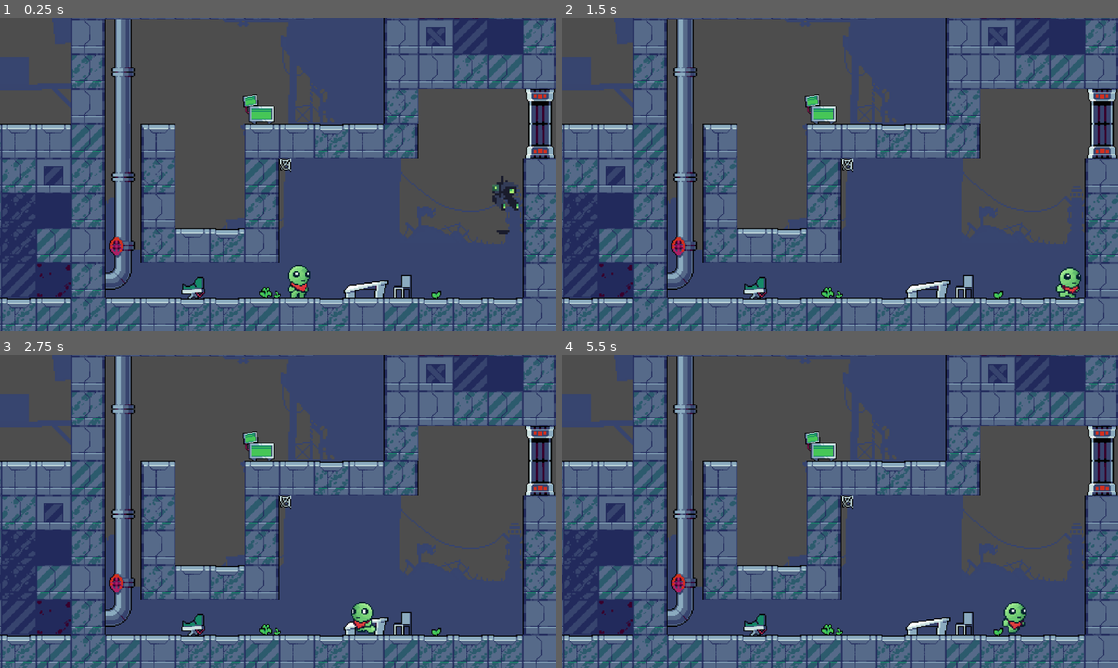
Above: before the commit, frames 1-4 (two rows, left to right).
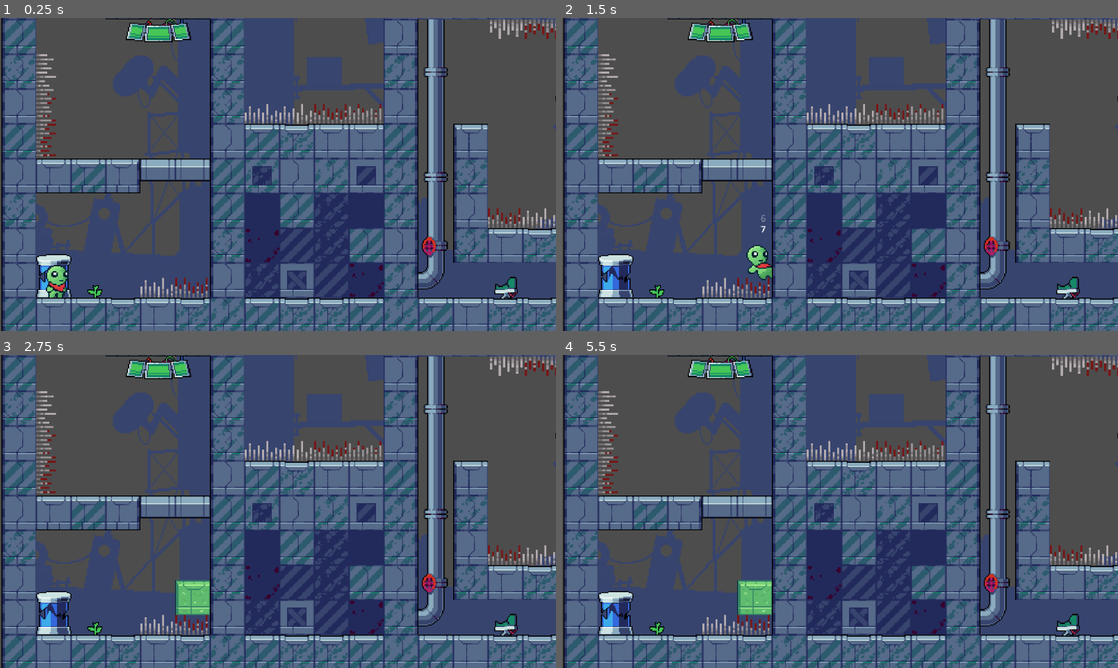
Above: after the commit, the same moments.

Repository: Jeric-Tan/Sliggy
Game: Godot game, scene res://levels/level_3.tscn
Same seed, same stepped clock (60 frames per second), same inputs: the game is played once before the commit and once after it. This scene is started directly instead of the project's main scene.
Inputs (mouse positions are in pixels of both pictures, inside the frame that each line leads up to):
- Up to frame 1 (0.25 s): no input
- Up to frame 2 (1.5 s): move the mouse to (962, 158) at 0.52 s; hold Right (right) from 0.53 s (still down); tap C (clear) at 0.6, 1.35 s; tap Up (jump) at 0.77 s; move the mouse to (728, 190) at 1.27 s
- Up to frame 3 (2.75 s): tap Up (jump) at 1.52 s; move the mouse to (333, 442) at 2.02 s; release Right (right) at 2.03 s; hold Left (left) from 2.03 s (still down); tap C (clear) at 2.1 s
- Up to frame 4 (5.5 s): move the mouse to (812, 574) at 2.77 s; release Left (left) at 2.78 s; hold Right (right) 2.78-4.28 s; tap C (clear) every 0.75 s from 2.85 to 5.1 s; tap Up (jump) at 3.02, 3.77, 4.52 s; move the mouse to (1006, 558) at 3.52 s; move the mouse to (673, 464) at 4.27 s; hold Left (left) 4.28-5.03 s; move the mouse to (867, 511) at 5.02 s; hold Right (right) from 5.03 s (still down)

The runs differ from the first frame. In frame 1, 65% of the frame differs, in the area x 0-100%, y 0-100%; in frame 2, 65%; in frame 3, 65%; in frame 4, 65%.

Commit message:
fix drone and block interaction

Diff:
--- a/levels/level_3.tscn
+++ b/levels/level_3.tscn
@@ -436,7 +436,8 @@
 
 [sub_resource type="TileSet" id="TileSet_hi16i"]
 tile_size = Vector2i(32, 32)
-physics_layer_0/collision_layer = 1
+physics_layer_0/collision_layer = 3
+physics_layer_0/collision_mask = 3
 sources/0 = SubResource("TileSetAtlasSource_8jhfa")
 
 [node name="level_1" type="Node"]
@@ -448,8 +449,12 @@
 texture_filter = 1
 texture = ExtResource("2_yvoxd")
 
+[node name="hazard_tiles" parent="level_holder" index="1"]
+layer_0/tile_data = PackedInt32Array(786435, 131073, 14, 786436, 262145, 14, 524288, 262145, 1342177294, 458752, 393217, 1342177294, 393216, 131073, 1342177294, 458758, 131073, 14, 458759, 131073, 14, 458760, 262145, 14, 458761, 393217, 14, 655373, 262145, 14, 655374, 131073, 14, 327693, 131073, 805306382, 327694, 262145, 805306382, 196620, 262145, 14, 65550, 393217, 805306382, 196624, 393217, 14)
+
 [node name="player" parent="level_holder" index="3"]
-position = Vector2(794, 596)
+position = Vector2(28, 598)
+total_lives = 7
 
 [node name="death_player" parent="level_holder" index="4"]
 position = Vector2(-203, -41)
--- a/levels/level_4.tscn
+++ b/levels/level_4.tscn
@@ -18,6 +18,7 @@
 [ext_resource type="Texture2D" uid="uid://dbqm5l4a557j5" path="res://lab-tileset/3 Objects/Tube_09.png" id="17_jf7pa"]
 [ext_resource type="Texture2D" uid="uid://b1jnr3ll4ptpf" path="res://lab-tileset/3 Objects/Tube_07.png" id="18_fvr1v"]
 [ext_resource type="Texture2D" uid="uid://cpxu1qhx13v4j" path="res://lab-tileset/3 Objects/Tube_01.png" id="19_i6kyc"]
+[ext_resource type="PackedScene" uid="uid://c6nqqes4yjqdy" path="res://scenes/block.tscn" id="20_bd8mq"]
 [ext_resource type="Texture2D" uid="uid://wvdk2bkybwhl" path="res://lab-tileset/3 Objects/Grass6.png" id="20_i21nh"]
 
 [sub_resource type="TileSetAtlasSource" id="TileSetAtlasSource_xa7wd"]
@@ -380,7 +381,8 @@
 
 [sub_resource type="TileSet" id="TileSet_7e7jk"]
 tile_size = Vector2i(32, 32)
-physics_layer_0/collision_layer = 1
+physics_layer_0/collision_layer = 3
+physics_layer_0/collision_mask = 3
 sources/0 = SubResource("TileSetAtlasSource_xa7wd")
 
 [node name="level_3" type="Node"]
@@ -390,12 +392,13 @@
 [node name="level_background" parent="level_holder" index="0"]
 z_index = -20
 texture_filter = 1
+metadata/_edit_lock_ = true
 
 [node name="player" parent="level_holder" index="3"]
-position = Vector2(71, 397)
+position = Vector2(71, 410)
 
 [node name="spawnpoint" parent="level_holder" index="6"]
-position = Vector2(72, 400)
+position = Vector2(72, 413)
 
 [node name="level_tiles_lab" type="TileMap" parent="level_holder"]
 texture_filter = 1
@@ -553,4 +556,7 @@
 z_index = -2
 position = Vector2(555, 313)
 
+[node name="block" parent="." instance=ExtResource("20_bd8mq")]
+position = Vector2(158, 359)
+
 [editable path="level_holder"]
--- a/scenes/enemy_drone.tscn
+++ b/scenes/enemy_drone.tscn
@@ -56,3 +56,11 @@
 [node name="CollisionShape2D" type="CollisionShape2D" parent="."]
 position = Vector2(3, -11.5)
 shape = SubResource("RectangleShape2D_ebeap")
+
+[node name="Area2D" type="Area2D" parent="."]
+
+[node name="CollisionShape2D" type="CollisionShape2D" parent="Area2D"]
+position = Vector2(3, -11.5)
+shape = SubResource("RectangleShape2D_ebeap")
+
+[connection signal="body_entered" from="Area2D" to="." method="_on_area_2d_body_entered"]
--- a/scenes/enemy_drone_vertical.tscn
+++ b/scenes/enemy_drone_vertical.tscn
@@ -43,6 +43,8 @@
 size = Vector2(36, 43)
 
 [node name="enemy_drone_vertical" type="CharacterBody2D" groups=["hazards"]]
+collision_layer = 3
+collision_mask = 2
 script = ExtResource("1_l0kif")
 
 [node name="AnimatedSprite2D" type="AnimatedSprite2D" parent="."]
@@ -54,3 +56,11 @@
 [node name="CollisionShape2D" type="CollisionShape2D" parent="."]
 position = Vector2(3, -11.5)
 shape = SubResource("RectangleShape2D_ebeap")
+
+[node name="Area2D" type="Area2D" parent="."]
+
+[node name="CollisionShape2D" type="CollisionShape2D" parent="Area2D"]
+position = Vector2(3, -11.5)
+shape = SubResource("RectangleShape2D_ebeap")
+
+[connection signal="body_entered" from="Area2D" to="." method="_on_area_2d_body_entered"]
--- a/scripts/enemy_drone.gd
+++ b/scripts/enemy_drone.gd
@@ -20,3 +20,8 @@
 			isLeft = true if collision.get_normal().x < 0 else false
 
 	move_and_slide()
+
+
+func _on_area_2d_body_entered(body):
+	if body is Block:
+		isLeft = !isLeft
--- a/scripts/enemy_drone_vertical.gd
+++ b/scripts/enemy_drone_vertical.gd
@@ -13,8 +13,13 @@
 	for i in get_slide_collision_count():
 		var collision = get_slide_collision(i)
 		if collision:
-			var collider = collision.get_collider()
-			if collider is TileMap:
-				isUp = true if collision.get_normal().y < 0 else false
+			#var collider = collision.get_collider()
+			#if collider is TileMap or collider is Block:
+			isUp = true if collision.get_normal().y < 0 else false
 
 	move_and_slide()
+
+
+func _on_area_2d_body_entered(body):
+	if body is Block:
+		isUp = !isUp
--- a/scripts/player.gd
+++ b/scripts/player.gd
@@ -125,7 +125,7 @@
 		var collision = get_slide_collision(i)
 		if collision:
 			var collider = collision.get_collider()
-			if collider is HazardTile or collider is Hazard:
+			if collider is HazardTile or collider is Hazard or collider is Hazard2:
 				die()
 			if collider is RigidBody2D:
 				var normal = collision.get_normal()
Not shown: 1 places in levels/level_4.tscn that only renumber resources
